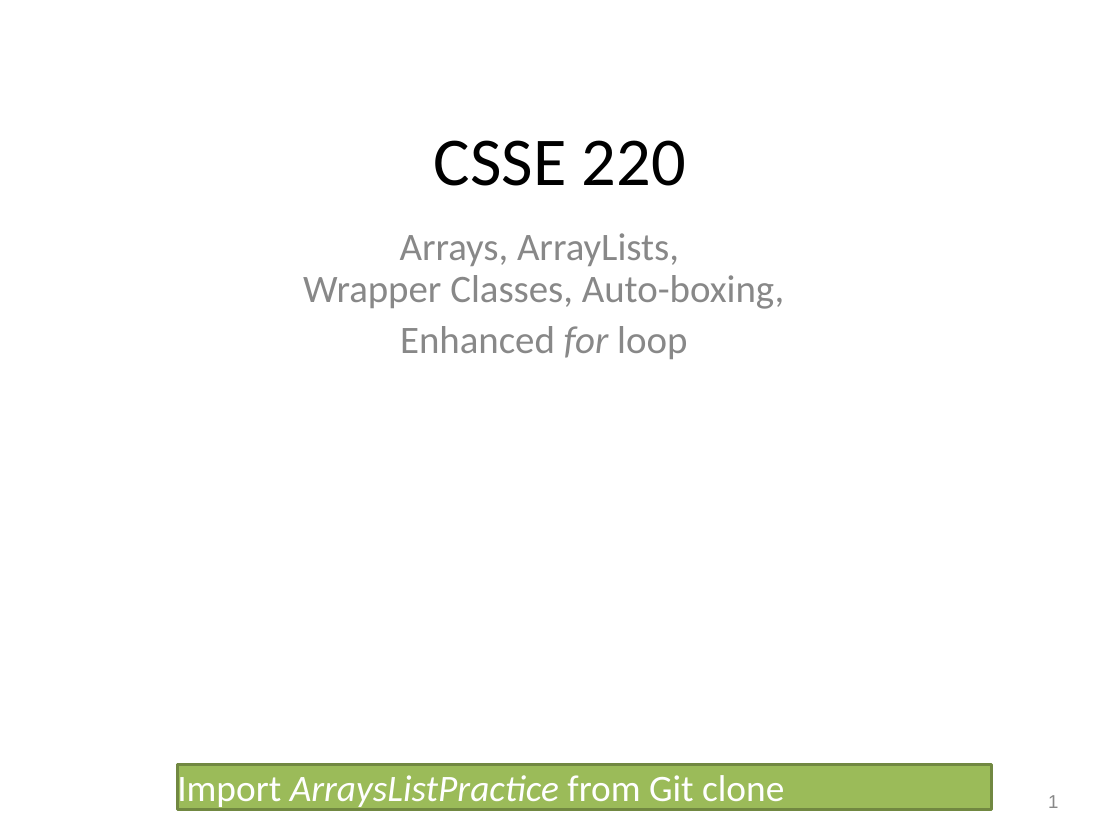
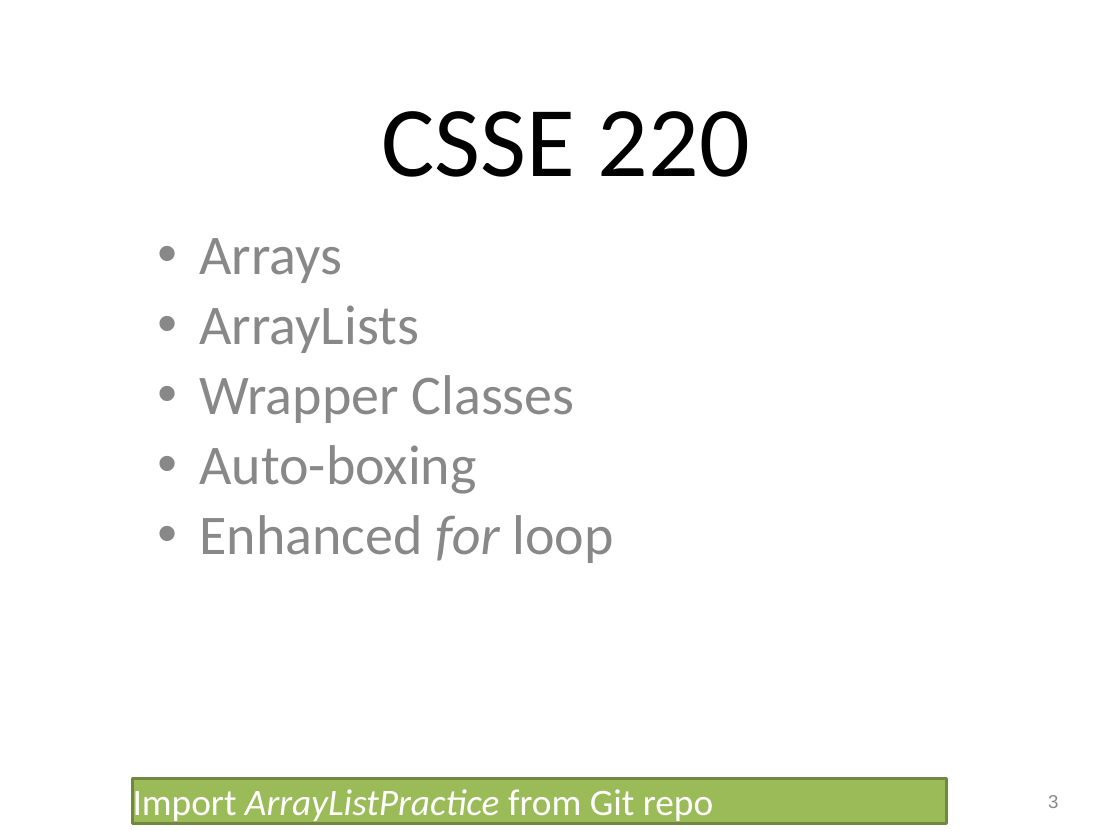
Before and after one commit to RHIT-CSSE/csse220, a slide deck: slide 3 of ClassMaterials/ArraysAndLists/Slides/Arrays and Lists.pptx (slide 1 before the commit). Drawn at 1120x840 pixels with LibreOffice and Linux fonts; fonts in the diff are those of the drawing. Boxes give left, top, right and bottom in pixels: in the first picture for what was removed or moved away, otherwise in the second. Text is boxed around its words. In the diff, an @@ line names an element or a change of style, - is before the commit and + after.

```diff
--- a/ClassMaterials/ArraysAndLists/Slides/Arrays and Lists.pptx
+++ b/ClassMaterials/ArraysAndLists/Slides/Arrays and Lists.pptx
@@ text "CSSE 220": place and size @@
-text "CSSE 220" at bbox=[434, 140, 686, 186]
+text "CSSE 220" at bbox=[381, 111, 750, 177]
@@ text "CSSE 220" at bbox=[381, 111, 750, 177]: size 44 to 64.3 pt @@
@@ text at bbox=[199, 238, 575, 494]: text changed; size 25 to 36 pt @@
-Arrays, ArrayLists,
-Wrapper Classes, Auto-boxing,
+• Arrays
+• ArrayLists
+• Wrapper Classes
+• Auto-boxing
@@ text at bbox=[199, 515, 613, 563]: size 25 to 36 pt in "Enhanced for loop"; alignment centre to left; bullet none to • @@
@@ rectangle "Import ArrayListPractice from Git repo": place and size @@
-rectangle "Import ArrayListPractice from Git repo" at bbox=[177, 765, 991, 810]
+rectangle "Import ArrayListPractice from Git repo" at bbox=[132, 778, 946, 823]
@@ text in rectangle at bbox=[133, 784, 713, 825]: text changed @@
-Import ArraysListPractice from Git clone
+Import ArrayListPractice from Git repo
@@ page number at bbox=[1048, 795, 1058, 808]: text changed @@
-1
+3
```
Also in this commit, not shown: 12 other slides changed, 9 slides added, 1 slide removed, 5 other files.
